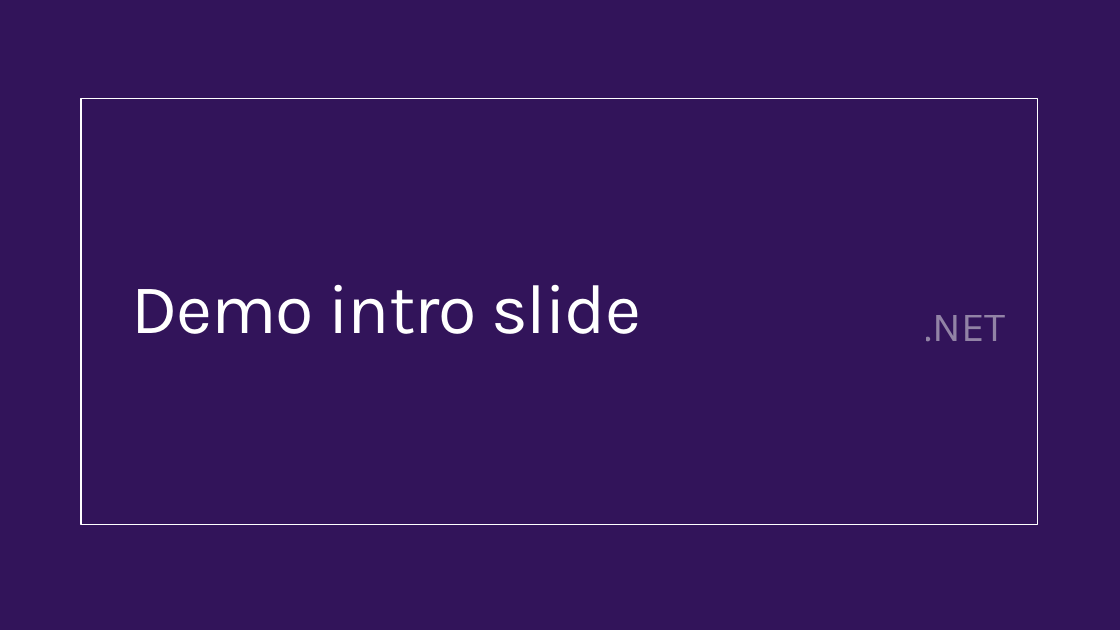
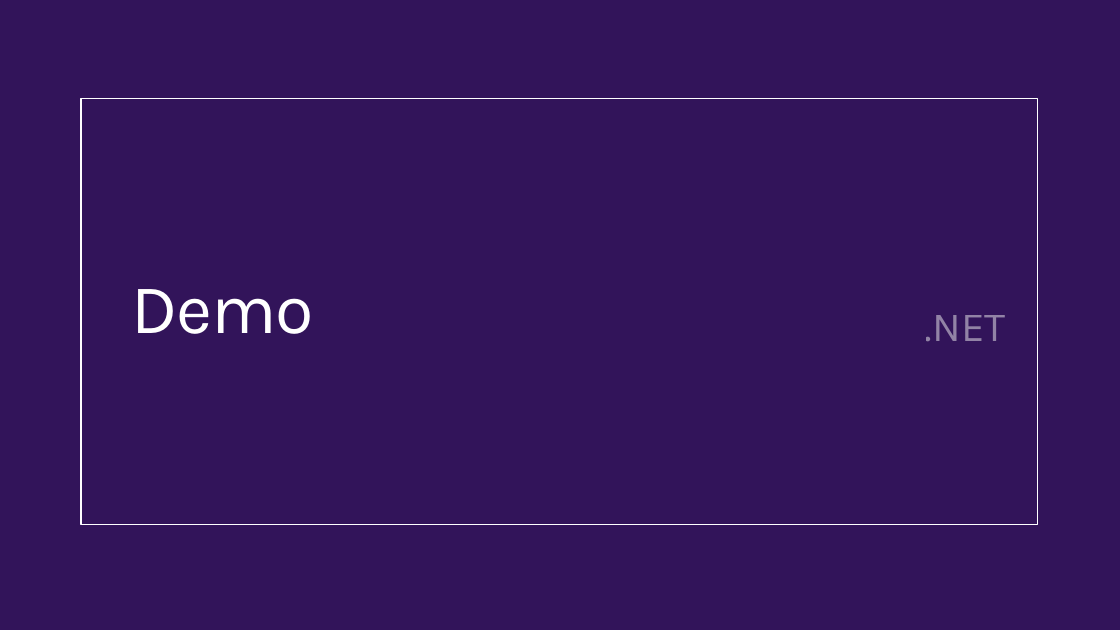
Before and after one commit to scottaddie/slide-decks, a slide deck: slide 19 of Whats New in ASP.NET Core 3.0.pptx (slide 15 before the commit). Drawn at 1120x630 pixels with LibreOffice and Linux fonts; fonts in the diff are those of the drawing; background and template pictures are left out. Boxes give left, top, right and bottom in pixels: in the first picture for what was removed or moved away, otherwise in the second. Text is boxed around its words. In the diff, an @@ line names an element or a change of style, - is before the commit and + after.

```diff
--- a/Whats New in ASP.NET Core 3.0.pptx
+++ b/Whats New in ASP.NET Core 3.0.pptx
@@ title at [132, 289, 314, 334]: text changed @@
-Demo intro slide
+Demo
```
Also in this commit, not shown: 3 other slides changed, 4 slides added.
